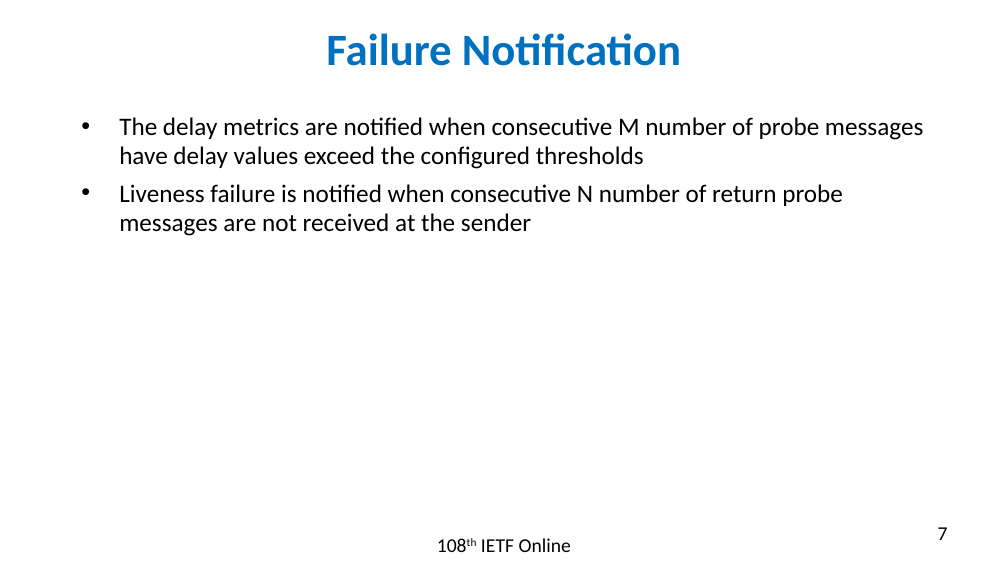
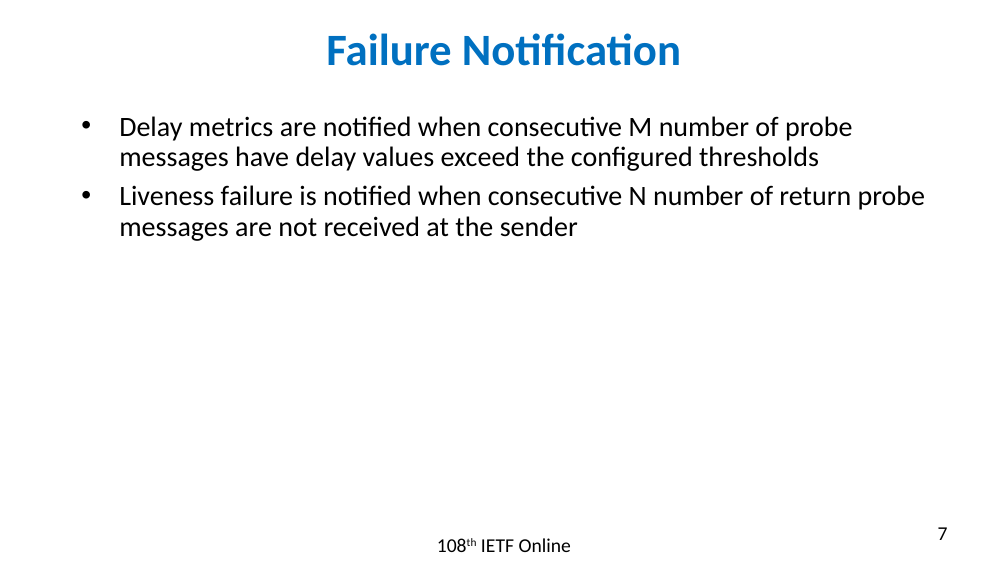
Before and after one commit to rakgandhi/ietf-slides, a slide deck: slide 7 of draft-gandhi-spring-sr-enhanced-plm-02.pptx. Drawn at 1008x567 pixels with LibreOffice and Linux fonts; fonts in the diff are those of the drawing. Boxes give left, top, right and bottom in pixels: in the first picture for what was removed or moved away, otherwise in the second. Text is boxed around its words. In the diff, an @@ line names an element or a change of style, - is before the commit and + after.

```diff
--- a/draft-gandhi-spring-sr-enhanced-plm-02.pptx
+++ b/draft-gandhi-spring-sr-enhanced-plm-02.pptx
@@ text at [119,116,852,171]: text changed; size 18 to 20 pt @@
-• The delay metrics are notified when consecutive M number of probe messages have delay values exceed the configured thresholds
+• Delay metrics are notified when consecutive M number of probe messages have delay values exceed the configured thresholds
@@ text at [119,185,925,241]: size 18 to 20 pt in "Liveness failure is notified when consecutive N ..."; line spacing 20.8pt to 21.8pt @@
```
Also in this commit, not shown: 6 other slides changed, 1 other file.
